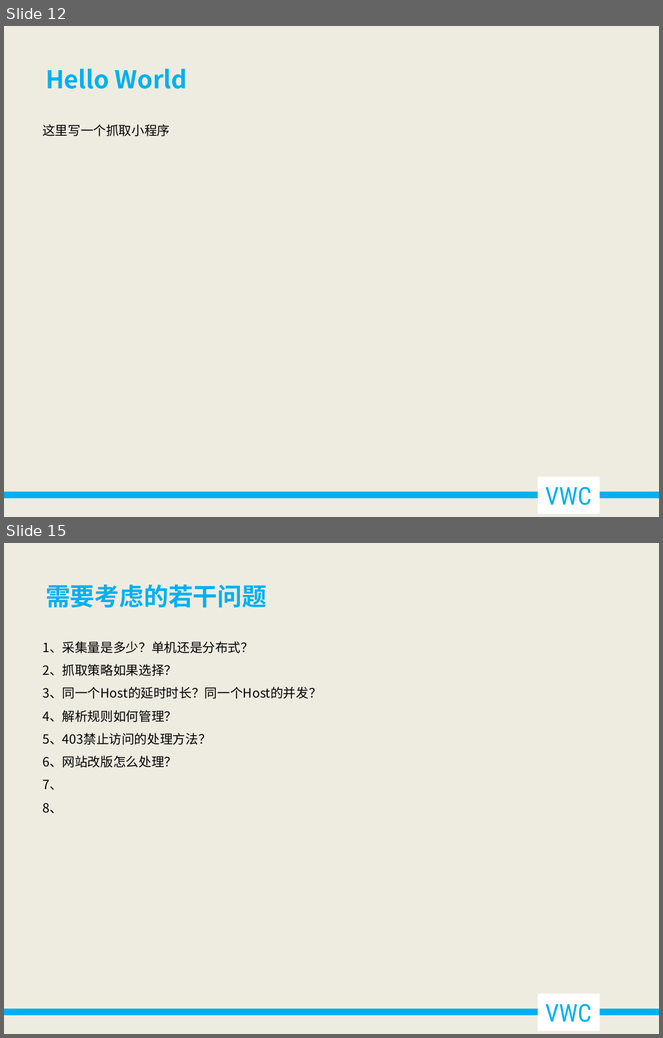
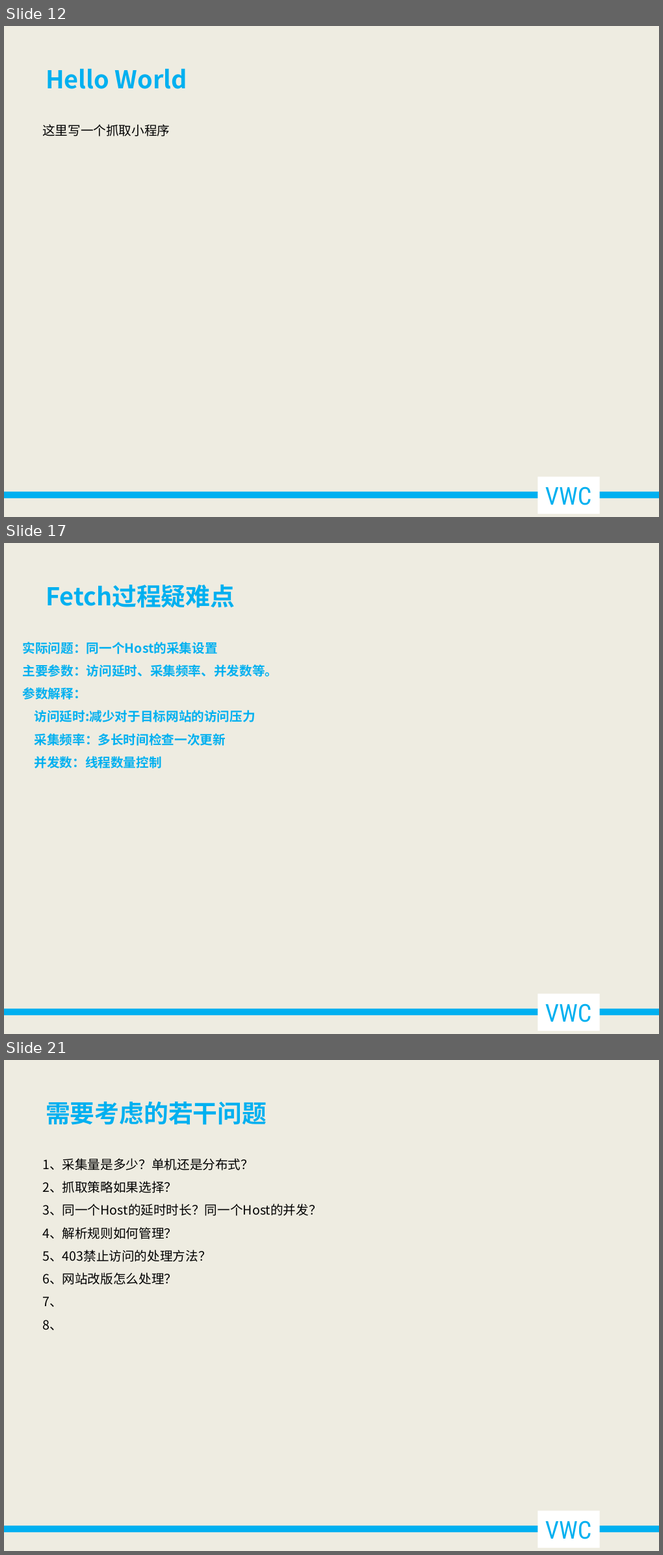
Before and after one commit to qingyu1229/qingyu1229.github.io, a slide deck: _posts/spider/细说垂直型网络爬虫.pptx. Shown one above the other, each under a label of ours: slides 12 and 15 before the commit, slides 12, 17 and 21 after it; the slides between them are not shown. The pictures are 663x1038 and 663x1555 pixels, drawn with LibreOffice and Linux fonts; fonts in the diff are those of the drawing. Boxes give left, top, right and bottom in pixels: in the first picture for what was removed or moved away, otherwise in the second. Text is boxed around its words. In the diff, an @@ line names an element or a change of style, - is before the commit and + after.

```diff
--- a/_posts/spider/细说垂直型网络爬虫.pptx
+++ b/_posts/spider/细说垂直型网络爬虫.pptx
@@ slide 17 added at <box>4,543,659,1034</box>, background #EEECE1; not listed: 2 template elements that a slide beside it also shows @@
@@ text added at <box>46,585,235,608</box>, 27 pt, text #00B0F0, bold @@
+Fetch过程疑难点
@@ text added at <box>23,642,278,769</box>, 14 pt, text #00B0F0, bold @@
+实际问题：同一个Host的采集设置
+主要参数：访问延时、采集频率、并发数等。
+参数解释：
+访问延时:减少对于目标网站的访问压力
+采集频率：多长时间检查一次更新
+并发数：线程数量控制
@@ what was slide 15 is now slide 21 @@
```
Also in this commit, not shown: 3 slides changed, 5 other slides added.
